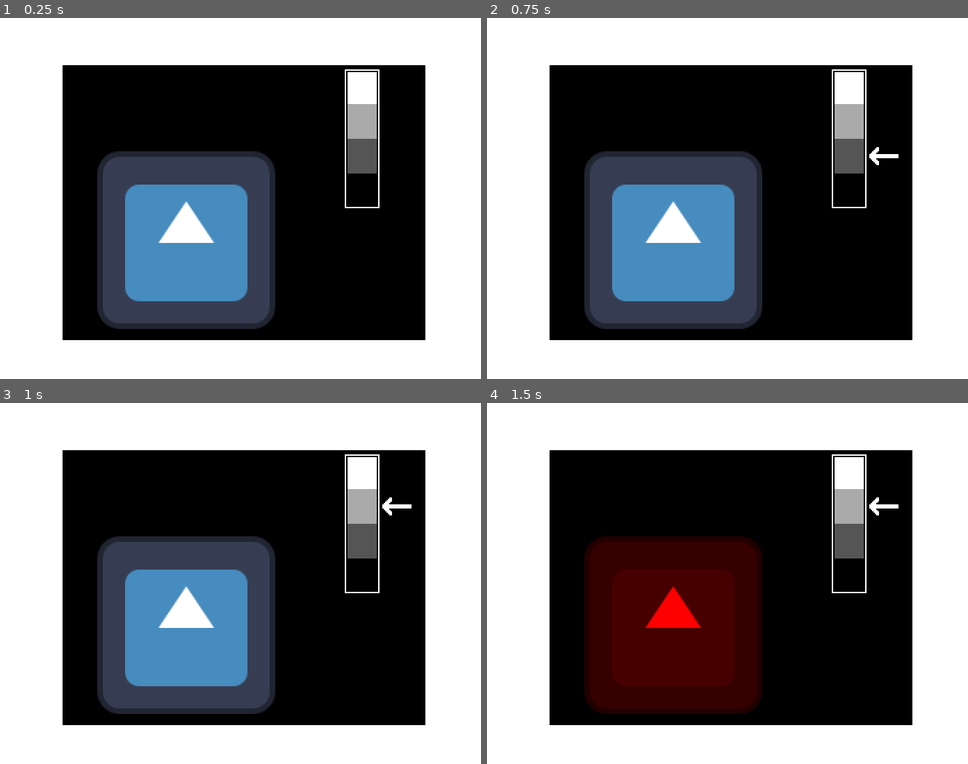
Above: before the commit, frames 1-4 (two rows, left to right).
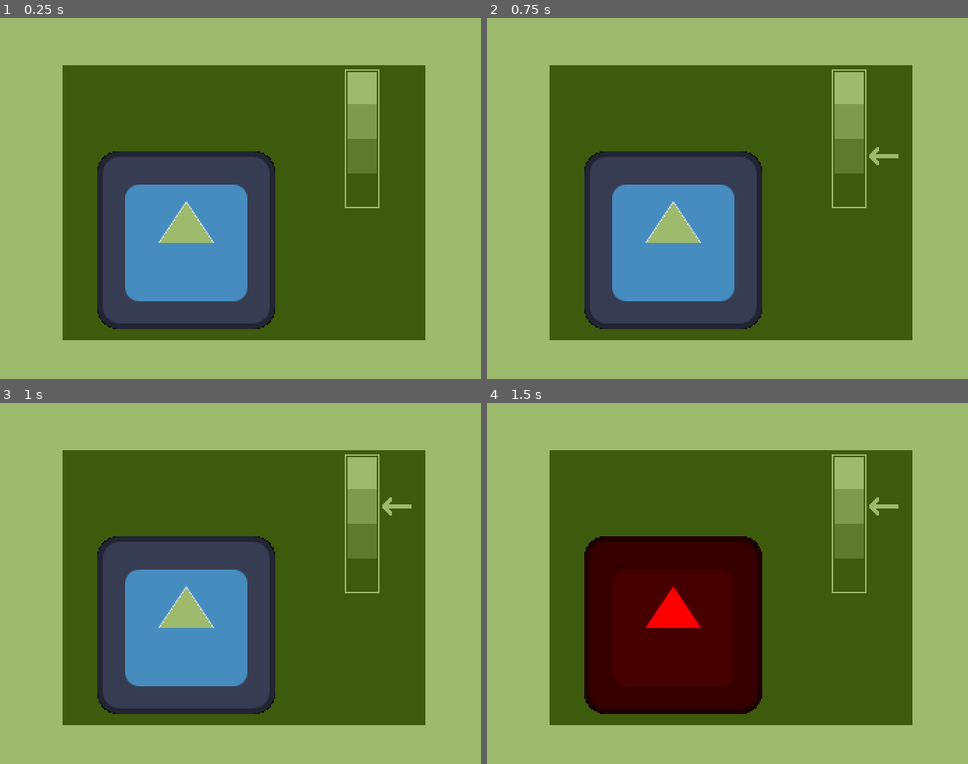
Above: after the commit, the same moments.

Repository: jjanzenn/gleep-glorp
Game: Godot game, scene res://border/border.tscn
The game is run twice, just before and just after one commit, with the same random seed, the same clock (stepped at 60 frames per second) and the same inputs. This scene is started directly instead of the project's main scene. The engine's default icon, where the game draws it, is replaced by a stand-in: a white triangle on a blue panel in a dark square.
Inputs:
- Up to frame 1 (0.25 s): no input
- Up to frame 2 (0.75 s): tap Enter at 0.5 s; hold Space (action) from 0.53 s (still down)
- Up to frame 3 (1 s): keep holding Space (action)
- Up to frame 4 (1.5 s): release Space (action) at 1.28 s; tap Space (action) at 1.35 s

The runs differ from the first frame. In frame 1, 83% of the frame differs, in the area x 0-100%, y 0-100%; in frame 2, 83%; in frame 3, 83%; in frame 4, 82%.

Commit message:
Implement the cool palette shader

Diff:
--- a/border/border.tscn
+++ b/border/border.tscn
@@ -1,5 +1,6 @@
-[gd_scene load_steps=3 format=3 uid="uid://djwft0gtmmc"]
+[gd_scene load_steps=4 format=3 uid="uid://djwft0gtmmc"]
 
+[ext_resource type="Material" uid="uid://dbphkv3ulf3r3" path="res://border/palette.tres" id="1_pj3cr"]
 [ext_resource type="Texture2D" uid="uid://c38ygy8h7o5s3" path="res://border/border.png" id="1_pvew4"]
 [ext_resource type="PackedScene" uid="uid://c175o6po8gcu2" path="res://microgames/petting/petting.tscn" id="2_4q5v0"]
 
@@ -13,3 +14,10 @@
 
 [node name="root" parent="Microgame" instance=ExtResource("2_4q5v0")]
 position = Vector2(45, 34)
+
+[node name="CanvasLayer" type="CanvasLayer" parent="."]
+
+[node name="ColorRect" type="ColorRect" parent="CanvasLayer"]
+material = ExtResource("1_pj3cr")
+offset_right = 346.0
+offset_bottom = 260.0
--- /dev/null
+++ b/border/palette.gdshader
@@ -0,0 +1,43 @@
+shader_type canvas_item;
+
+// Colours used to make the original sprites
+const vec4[] SOURCE_PALETTE = {
+	vec4(1, 1, 1, 1),
+	vec4(0.66, 0.66, 0.66, 1),
+	vec4(0.33, 0.33, 0.33, 1),
+	vec4(0, 0, 0, 1)
+};
+uniform sampler2D screen_texture : hint_screen_texture, repeat_disable, filter_nearest;
+uniform vec4 colour1 : source_color = vec4(1.0, 1.0, 1.0, 1.0);
+uniform vec4 colour2 : source_color = vec4(0.66, 0.66, 0.66, 1.0);
+uniform vec4 colour3 : source_color = vec4(0.33, 0.33, 0.33, 1.0);
+uniform vec4 colour4 : source_color = vec4(0.0, 0.0, 0.0, 1.0);
+
+// Returns whether the given vectors are close enough to be considered equal
+bool nearlyEqual(vec4 vector1, vec4 vector2)
+{
+	return all(lessThanEqual(abs(vector1 - vector2), vec4(0.01)));
+}
+
+void fragment() {
+	vec4 colour = textureLod(screen_texture, SCREEN_UV, 0.0);
+	if (nearlyEqual(colour, SOURCE_PALETTE[0]))
+	{
+		colour = colour1;
+	}
+	else if (nearlyEqual(colour, SOURCE_PALETTE[1]))
+	{
+		colour = colour2;
+	}
+	else if (nearlyEqual(colour, SOURCE_PALETTE[2]))
+	{
+		colour = colour3;
+	}
+	else if (nearlyEqual(colour, SOURCE_PALETTE[3]))
+	{
+		colour = colour4;
+	}
+
+	// american spelling smh
+	COLOR = colour;
+}
--- /dev/null
+++ b/border/palette.tres
@@ -0,0 +1,10 @@
+[gd_resource type="ShaderMaterial" load_steps=2 format=3 uid="uid://dbphkv3ulf3r3"]
+
+[ext_resource type="Shader" uid="uid://qcsxtfkssvf8" path="res://border/palette.gdshader" id="1_76ud4"]
+
+[resource]
+shader = ExtResource("1_76ud4")
+shader_parameter/colour1 = Color(0.61960787, 0.7294118, 0.42745098, 1)
+shader_parameter/colour2 = Color(0.49411765, 0.6039216, 0.3019608, 1)
+shader_parameter/colour3 = Color(0.36862746, 0.47843137, 0.1764706, 1)
+shader_parameter/colour4 = Color(0.24313726, 0.3529412, 0.050980393, 1)
Not shown, added: border/palette.gdshader.uid
Not shown, added: border/.border.png-autosave.kra
Not shown, added: border/border.png~
Not shown, changed: border/yoofo.kra
Not shown, changed: border/yoofo.kra~
